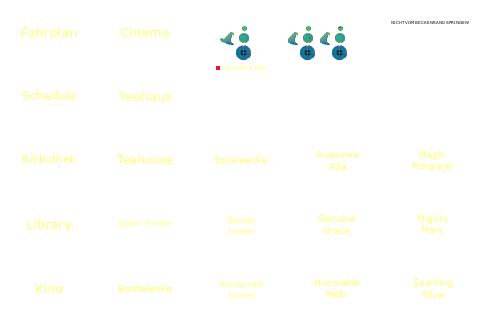
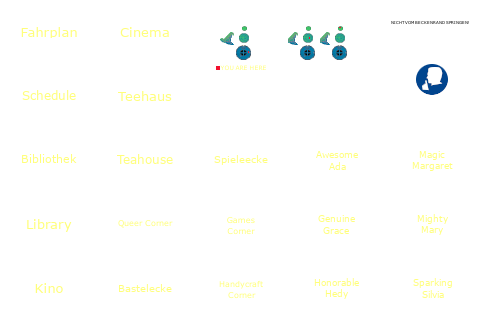
Before/after of a (480, 320) layered artwork. What changed in the layer stack:
added layer "Pasted Layer" above "NICHT VOM BECKENRAND SPRINGEN!" over 416, 64, 448, 95
